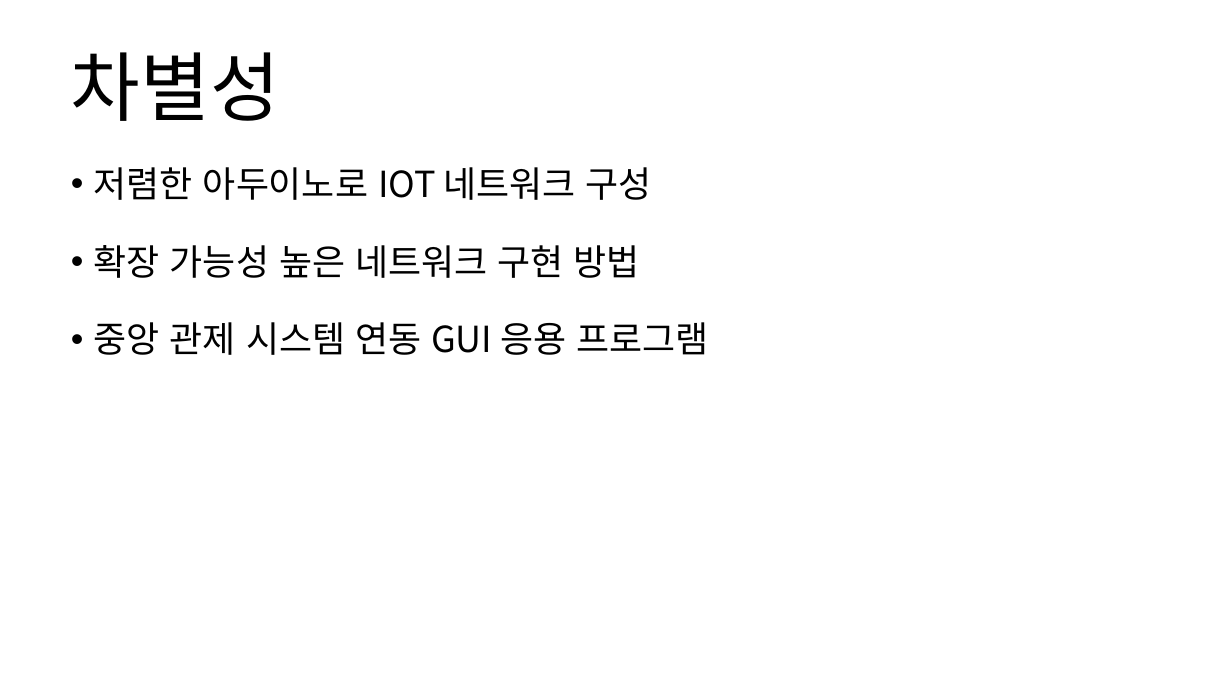
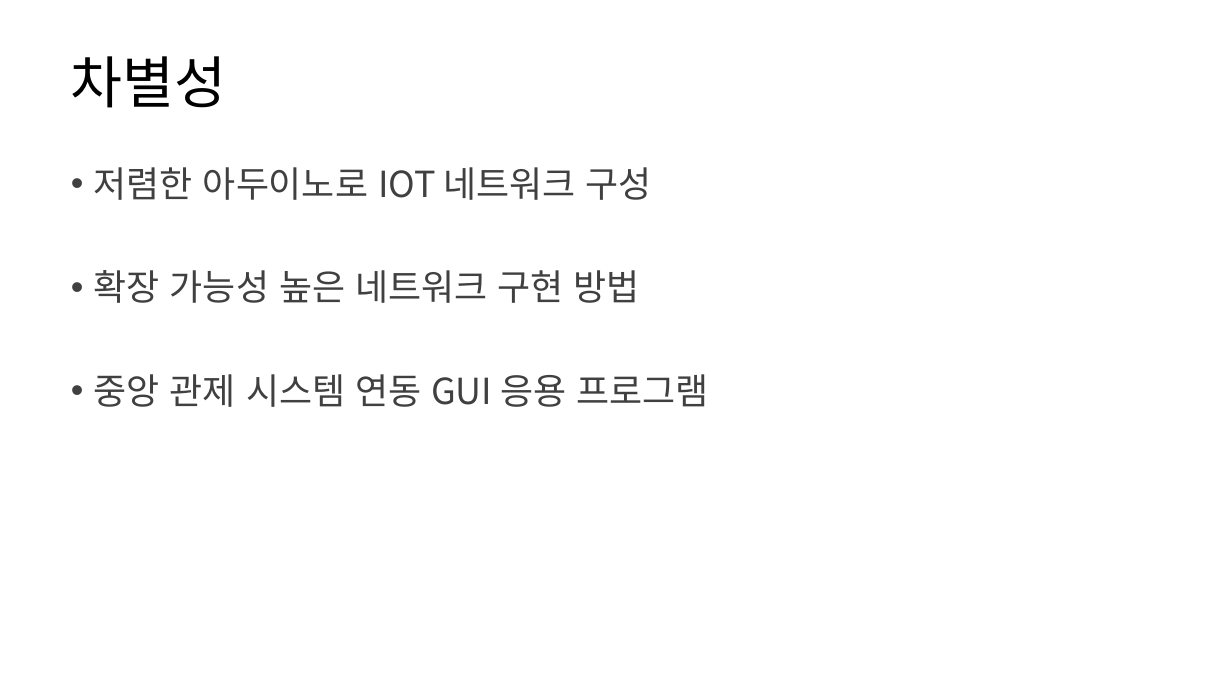
Before and after one commit to osam2018/IOT_mil-supporter, a slide deck: slide 12 of presentation ppt.pptx (slide 8 before the commit). Drawn at 1232x693 pixels with LibreOffice and Linux fonts; fonts in the diff are those of the drawing; background and template pictures are left out. Boxes give left, top, right and bottom in pixels: in the first picture for what was removed or moved away, otherwise in the second. Text is boxed around its words. In the diff, an @@ line names an element or a change of style, - is before the commit and + after.

```diff
--- a/presentation ppt.pptx
+++ b/presentation ppt.pptx
@@ title "차별성" at box(71, 56, 227, 108): size 59 to 44 pt; line spacing 1 to 0.9 @@
@@ text "저렴한 아두이노로 IOT 네트워크 구성" at box(94, 167, 708, 407): text colour #000000 to #404040; more space between paragraphs @@
```
Also in this commit, not shown: 6 other slides changed, 7 slides added, 1 other file.
